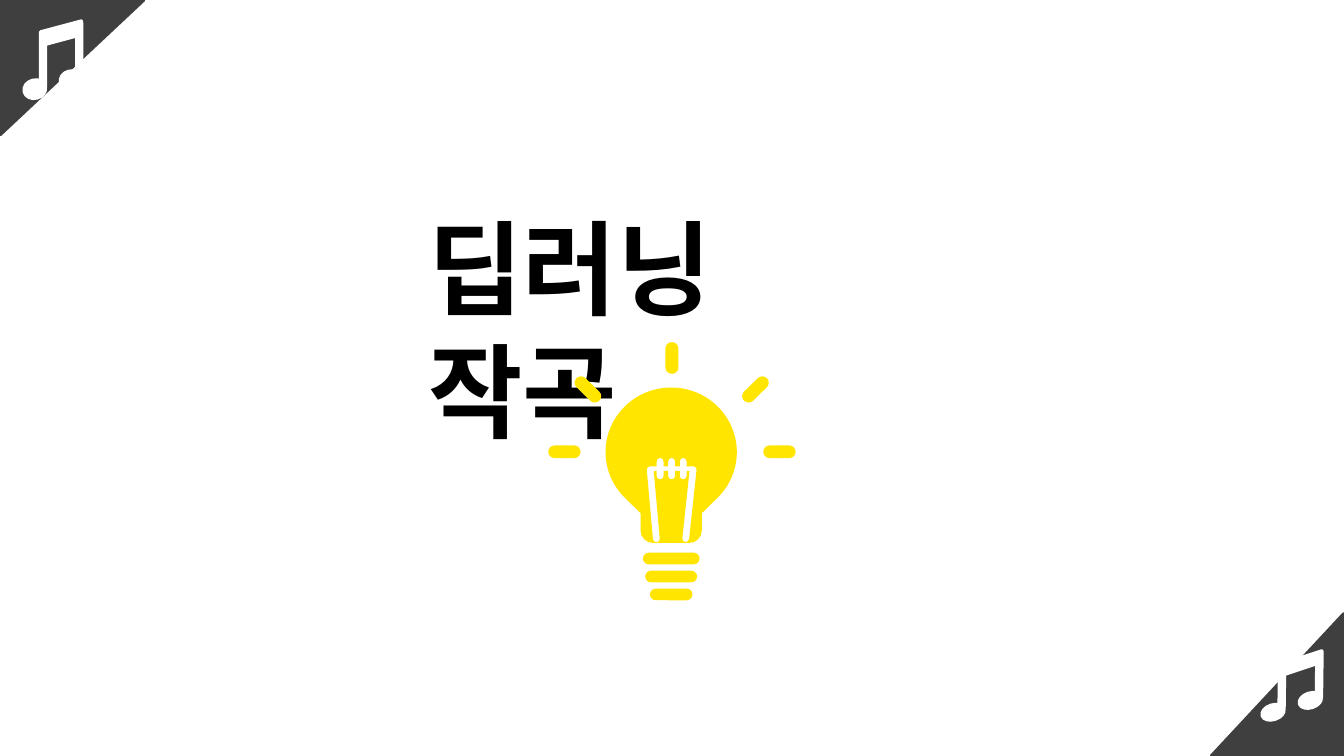
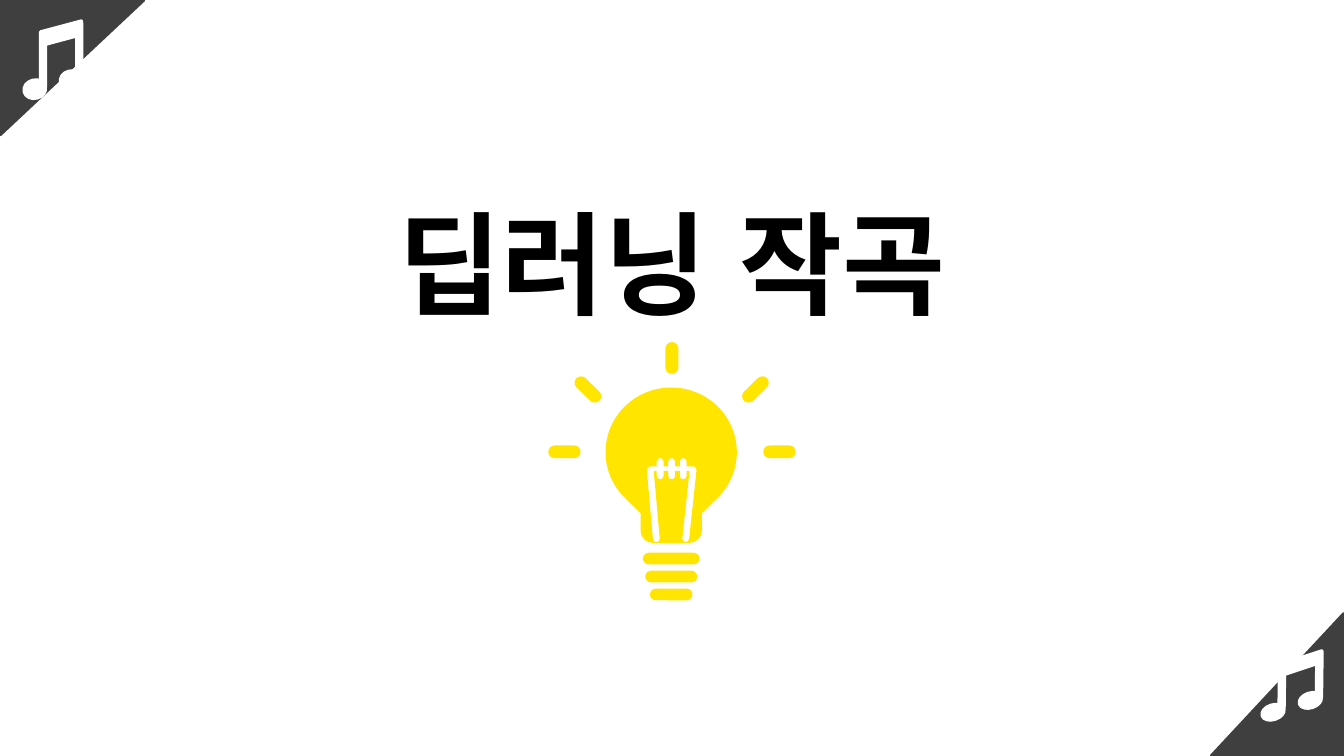
Before and after one commit to audwnd951/it_project2, a slide deck: slide 20 of MJ/최종 딥러닝 작곡.pptx (slide 22 before the commit). Drawn at 1344x756 pixels with LibreOffice and Linux fonts; fonts in the diff are those of the drawing. Boxes give left, top, right and bottom in pixels: in the first picture for what was removed or moved away, otherwise in the second. Text is boxed around its words. In the diff, an @@ line names an element or a change of style, - is before the commit and + after.

```diff
--- a/MJ/최종 딥러닝 작곡.pptx
+++ b/MJ/최종 딥러닝 작곡.pptx
@@ text "딥러닝 작곡": place and size @@
-text "딥러닝 작곡" at <box>429,221,712,456</box>
+text "딥러닝 작곡" at <box>399,212,945,316</box>
@@ text "딥러닝 작곡" at <box>399,212,945,316</box>: size 55 to 60 pt; alignment left to centre @@
```
Also in this commit, not shown: 9 other slides changed, 2 slides removed.
